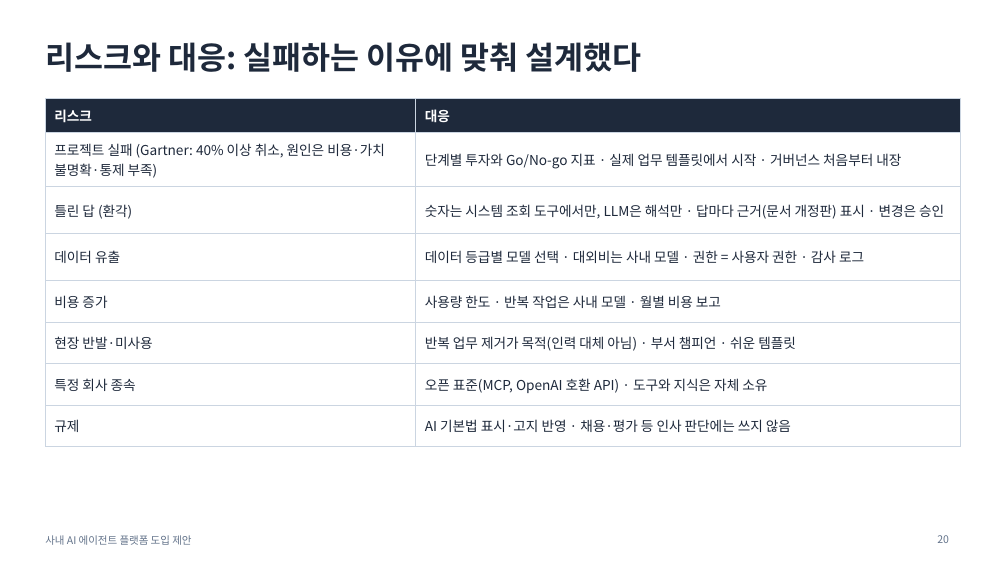
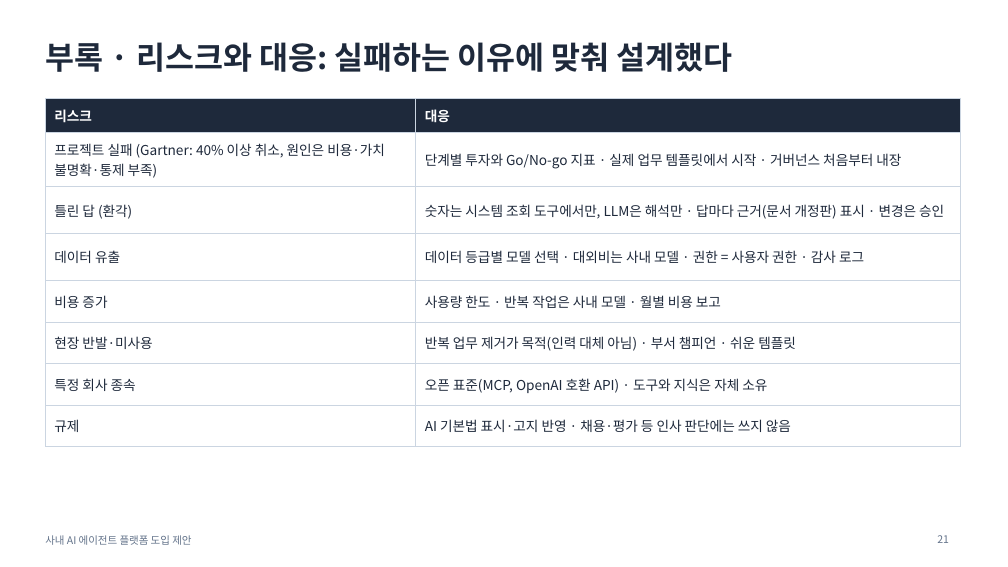
Before and after one commit to lucky-sugar-park/tech-review, a slide deck: slide 21 of proposal/ai-agent-platform-proposal-v2.pptx (slide 20 before the commit). Drawn at 1008x567 pixels with LibreOffice and Linux fonts; fonts in the diff are those of the drawing. Boxes give left, top, right and bottom in pixels: in the first picture for what was removed or moved away, otherwise in the second. Text is boxed around its words. In the diff, an @@ line names an element or a change of style, - is before the commit and + after.

```diff
--- a/proposal/ai-agent-platform-proposal-v2.pptx
+++ b/proposal/ai-agent-platform-proposal-v2.pptx
@@ title at (45, 42, 733, 72): text changed @@
-리스크와 대응: 실패하는 이유에 맞춰 설계했다
+부록 · 리스크와 대응: 실패하는 이유에 맞춰 설계했다
@@ page number at (937, 535, 949, 543): text changed @@
-20
+21
```
Also in this commit, not shown: 4 other slides changed, 1 slide removed, 3 other files.
